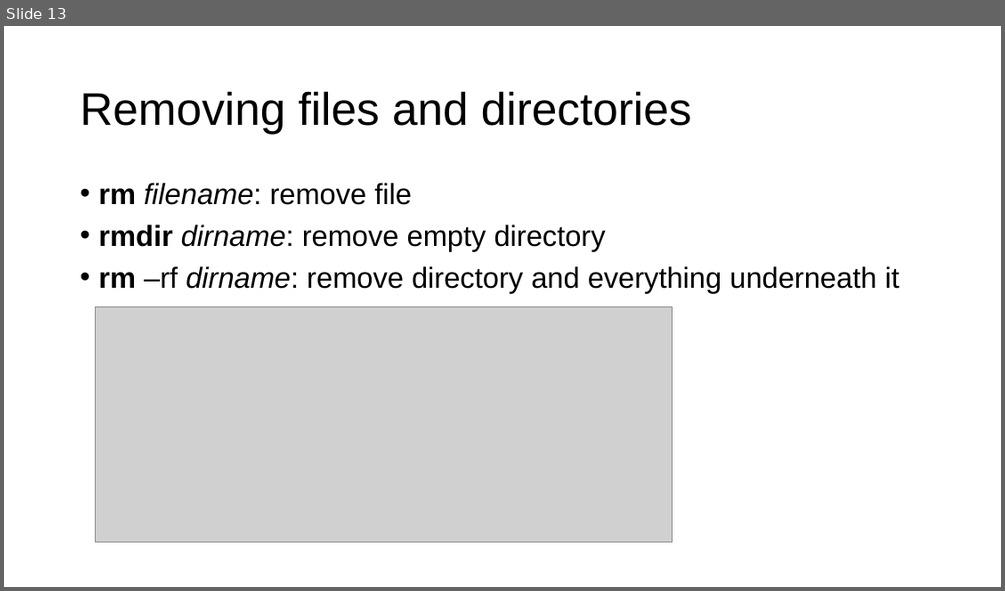
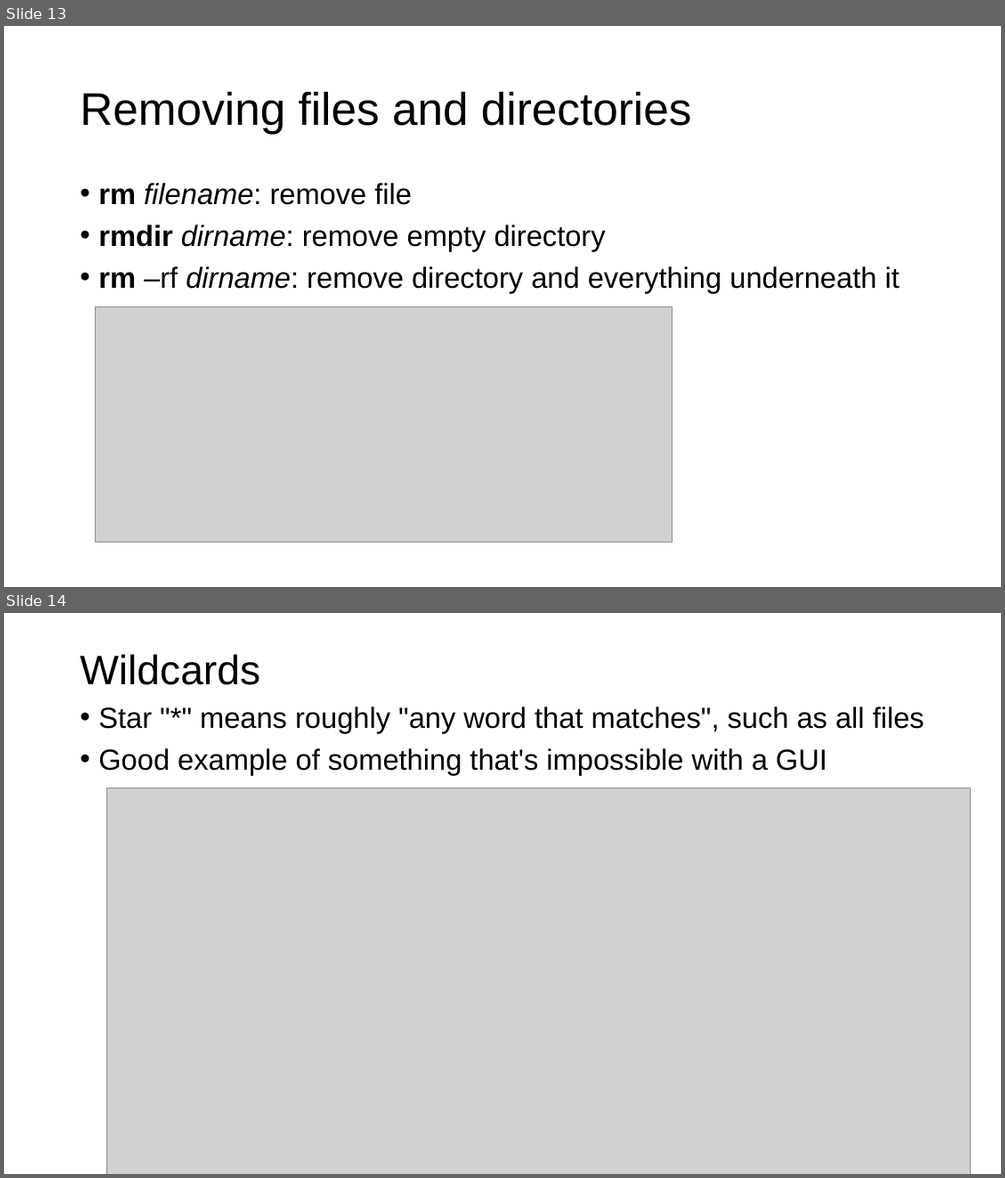
Before and after one commit to parrt/msds501, a slide deck: slides/terminal.pptx. Shown one above the other, each under a label of ours: slide 13 before the commit, slides 13 and 14 after it. The pictures are 1005x591 and 1005x1178 pixels, drawn with LibreOffice and Linux fonts; fonts in the diff are those of the drawing; grey boxes stand for pictures; background and template pictures are left out. Boxes give left, top, right and bottom in pixels: in the first picture for what was removed or moved away, otherwise in the second. Text is boxed around its words. In the diff, an @@ line names an element or a change of style, - is before the commit and + after.

```diff
--- a/slides/terminal.pptx
+++ b/slides/terminal.pptx
@@ slide 14 added at (4, 613, 1001, 1174), background #FFFFFF @@
@@ title added at (80, 654, 260, 685), 39.6 pt, text #000000 @@
+Wildcards
@@ text added at (98, 706, 924, 775), 28 pt, text #000000 @@
+• Star "*" means roughly "any word that matches", such as all files
+• Good example of something that's impossible with a GUI
@@ picture added at (106, 787, 971, 1174) @@
```
Also in this commit, not shown: 5 other slides added, 1 other file.
